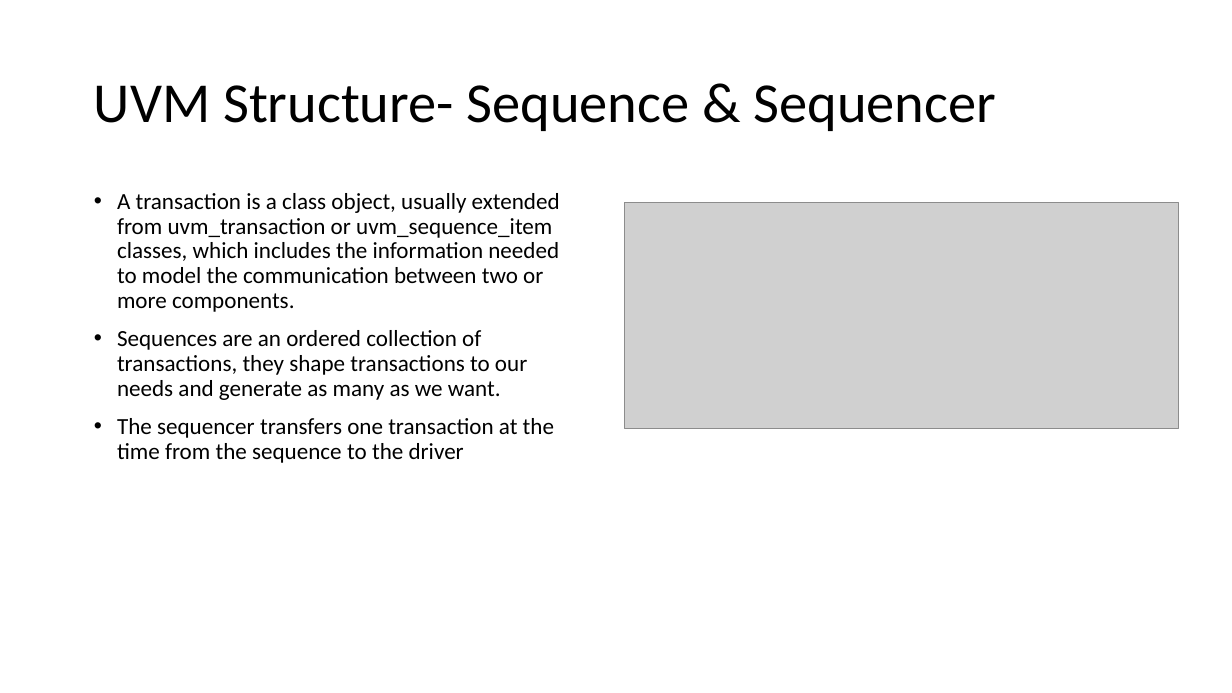
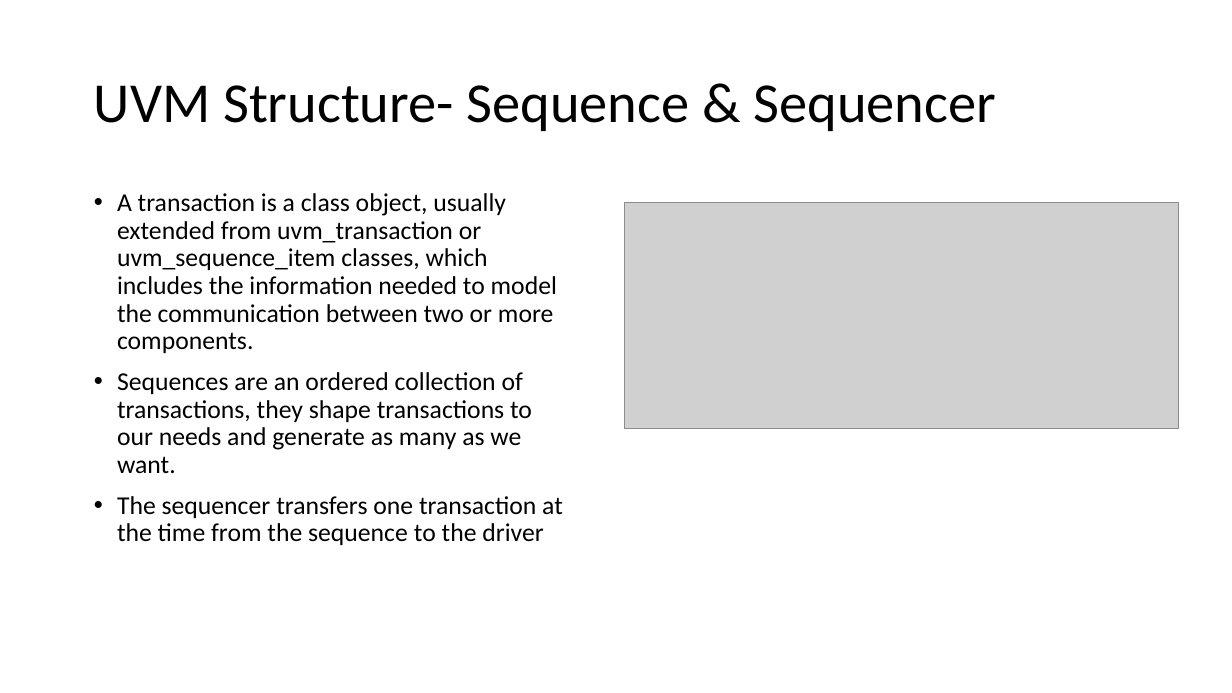
Before and after one commit to liotahuf/UVM_project, a slide deck: slide 7 of Final presentation.pptx. Drawn at 1232x693 pixels with LibreOffice and Linux fonts; fonts in the diff are those of the drawing; grey boxes stand for pictures. Boxes give left, top, right and bottom in pixels: in the first picture for what was removed or moved away, otherwise in the second. Text is boxed around its words. In the diff, an @@ line names an element or a change of style, - is before the commit and + after.

```diff
--- a/Final presentation.pptx
+++ b/Final presentation.pptx
@@ text "A transaction is a class ..." at box(117, 193, 563, 545): size 18 to 20 pt @@
```
Also in this commit, not shown: 6 other slides changed.
